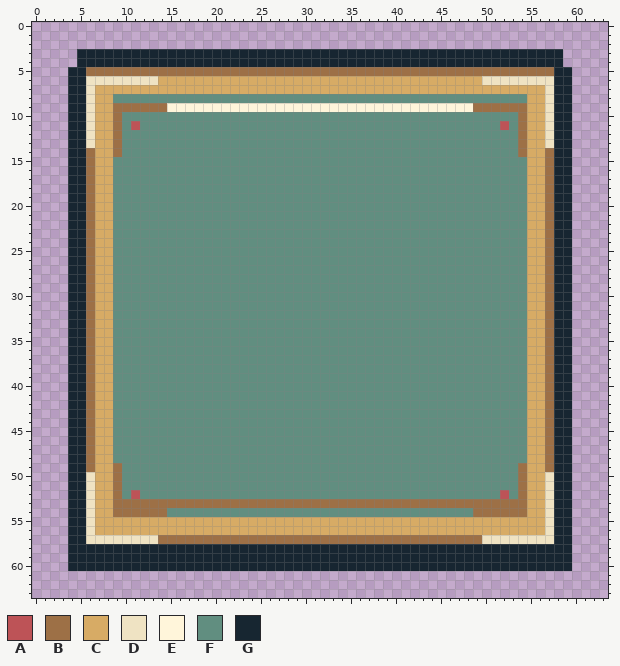
A pixel-art file gets an edit: art/redraw/ui/fill.aseprite. The first picture shows the starting point.
64x64 pixels, 1 frame. Colours within 5 levels of each other are drawn and written as one.
Palette (. is transparent): A #bd5357  B #9d7046  C #d7ab65  D #efe3c3  E #fff5da  F #618e80  G #172631
New version:
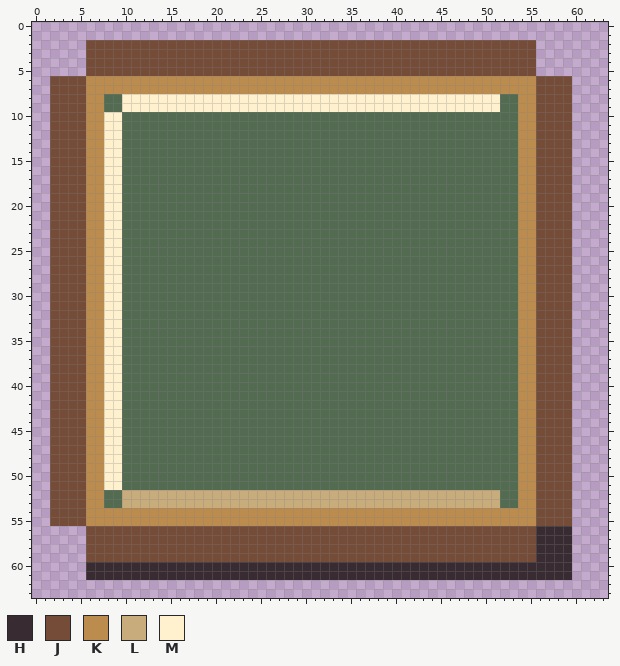
Colours new in this view: H #382c32  J #754c38  K #bb8c4e  L #c8ac7b  M #fff1ce
From the commit log: art: realign startup sample with approved moonlit reference
Change:
colour F: #618e80 -> #526b51
Layers "Square corner joinery", "Warm paper and inset rim", "Approved brown timber silhouette":
y 2: x 6..55 .................................................. -> JJJJJJJJJJJJJJJJJJJJJJJJJJJJJJJJJJJJJJJJJJJJJJJJJJ
y 3..4: x 5..58 GGGGGGGGGGGGGGGGGGGGGGGGGGGGGGGGGGGGGGGGGGGGGGGGGGGGGG -> .JJJJJJJJJJJJJJJJJJJJJJJJJJJJJJJJJJJJJJJJJJJJJJJJJJ...
y 5: x 4..59 GGBBBBBBBBBBBBBBBBBBBBBBBBBBBBBBBBBBBBBBBBBBBBBBBBBBBBGG -> ..JJJJJJJJJJJJJJJJJJJJJJJJJJJJJJJJJJJJJJJJJJJJJJJJJJ....
y 6: x 2..59 ..GGDDDDDDDDCCCCCCCCCCCCCCCCCCCCCCCCCCCCCCCCCCCCDDDDDDDDGG -> JJJJKKKKKKKKKKKKKKKKKKKKKKKKKKKKKKKKKKKKKKKKKKKKKKKKKKJJJJ
y 7: x 2..59 ..GGDCCCCCCCCCCCCCCCCCCCCCCCCCCCCCCCCCCCCCCCCCCCCCCCCCCDGG -> JJJJKKKKKKKKKKKKKKKKKKKKKKKKKKKKKKKKKKKKKKKKKKKKKKKKKKJJJJ
y 8: x 2..8 ..GGDCC -> JJJJKKF; x 10..51 FFFFFFFFFFFFFFFFFFFFFFFFFFFFFFFFFFFFFFFFFF -> MMMMMMMMMMMMMMMMMMMMMMMMMMMMMMMMMMMMMMMMMM; x 54..59 FCCDGG -> KKJJJJ
y 9: x 2..59 ..GGDCCBBBBBBEEEEEEEEEEEEEEEEEEEEEEEEEEEEEEEEEEBBBBBBCCDGG -> JJJJKKFFMMMMMMMMMMMMMMMMMMMMMMMMMMMMMMMMMMMMMMMMMMFFKKJJJJ
y 10: x 2..9 ..GGDCCB -> JJJJKKMM; x 54..59 BCCDGG -> KKJJJJ
y 11: x 2..9 ..GGDCCB -> JJJJKKMM; x 11 A -> F; x 52 A -> F; x 54..59 BCCDGG -> KKJJJJ
y 12..13: x 2..9 ..GGDCCB -> JJJJKKMM; x 54..59 BCCDGG -> KKJJJJ
y 14: x 2..9 ..GGBCCB -> JJJJKKMM; x 54..59 BCCBGG -> KKJJJJ
y 15..48: x 2..9 ..GGBCCF -> JJJJKKMM; x 54..59 FCCBGG -> KKJJJJ
y 49: x 2..9 ..GGBCCB -> JJJJKKMM; x 54..59 BCCBGG -> KKJJJJ
y 50..51: x 2..9 ..GGDCCB -> JJJJKKMM; x 54..59 BCCDGG -> KKJJJJ
y 52: x 2..52 ..GGDCCBFAFFFFFFFFFFFFFFFFFFFFFFFFFFFFFFFFFFFFFFFFA -> JJJJKKFFLLLLLLLLLLLLLLLLLLLLLLLLLLLLLLLLLLLLLLLLLLF; x 54..59 BCCDGG -> KKJJJJ
y 53: x 2..59 ..GGDCCBBBBBBBBBBBBBBBBBBBBBBBBBBBBBBBBBBBBBBBBBBBBBBCCDGG -> JJJJKKFFLLLLLLLLLLLLLLLLLLLLLLLLLLLLLLLLLLLLLLLLLLFFKKJJJJ
y 54: x 2..59 ..GGDCCBBBBBBFFFFFFFFFFFFFFFFFFFFFFFFFFFFFFFFFFBBBBBBCCDGG -> JJJJKKKKKKKKKKKKKKKKKKKKKKKKKKKKKKKKKKKKKKKKKKKKKKKKKKJJJJ
y 55: x 2..59 ..GGDCCCCCCCCCCCCCCCCCCCCCCCCCCCCCCCCCCCCCCCCCCCCCCCCCCDGG -> JJJJKKKKKKKKKKKKKKKKKKKKKKKKKKKKKKKKKKKKKKKKKKKKKKKKKKJJJJ
y 56: x 4..59 GGDCCCCCCCCCCCCCCCCCCCCCCCCCCCCCCCCCCCCCCCCCCCCCCCCCCDGG -> ..JJJJJJJJJJJJJJJJJJJJJJJJJJJJJJJJJJJJJJJJJJJJJJJJJJHHHH
y 57: x 4..59 GGDDDDDDDDBBBBBBBBBBBBBBBBBBBBBBBBBBBBBBBBBBBBDDDDDDDDGG -> ..JJJJJJJJJJJJJJJJJJJJJJJJJJJJJJJJJJJJJJJJJJJJJJJJJJHHHH
y 58..59: x 4..59 GGGGGGGGGGGGGGGGGGGGGGGGGGGGGGGGGGGGGGGGGGGGGGGGGGGGGGGG -> ..JJJJJJJJJJJJJJJJJJJJJJJJJJJJJJJJJJJJJJJJJJJJJJJJJJHHHH
y 60: x 4..59 GGGGGGGGGGGGGGGGGGGGGGGGGGGGGGGGGGGGGGGGGGGGGGGGGGGGGGGG -> ..HHHHHHHHHHHHHHHHHHHHHHHHHHHHHHHHHHHHHHHHHHHHHHHHHHHHHH
y 61: x 6..59 ...................................................... -> HHHHHHHHHHHHHHHHHHHHHHHHHHHHHHHHHHHHHHHHHHHHHHHHHHHHHH
Boxes around the changes in both pictures, in picture pixels (x1, y1, x2, y2):
changed: (50, 40, 572, 580)
